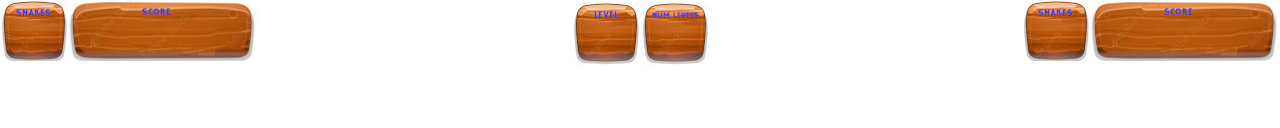
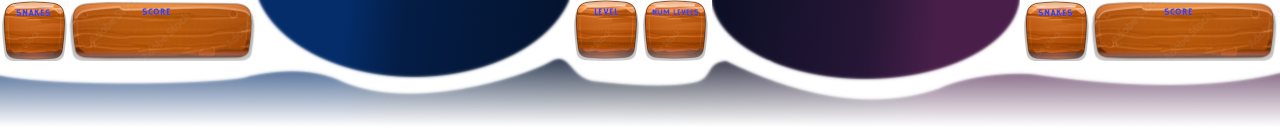
Layer changes from the first 1280x128 image to the second:
added layer "Wooden Plaques" above "White Trim" over [257, 0, 1020, 62]
added layer "White Trim" above "Top gradient" over [0, 0, 1280, 104]
added layer "Top gradient" above "Bottom gradient" over [0, 0, 1280, 87]
added layer "Bottom gradient" above "Background" over [0, 0, 1280, 126]
renamed "Toolbar.png" to "Background", painted on it over [0, 0, 1280, 118]
